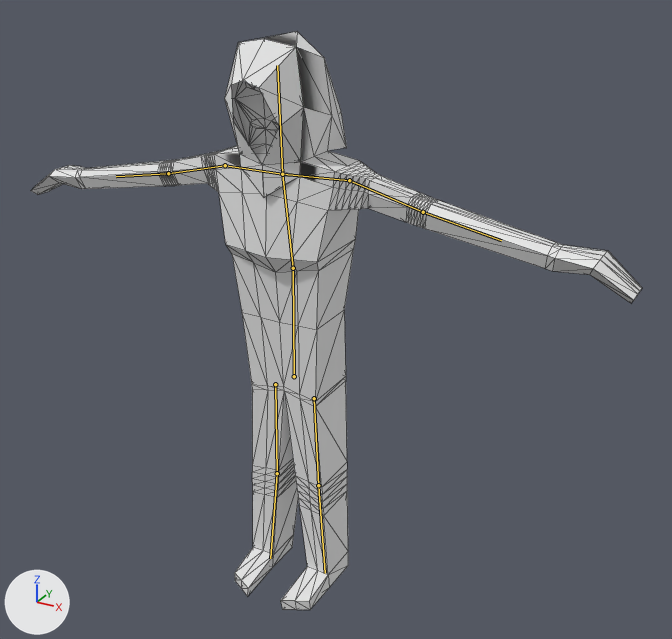
The glTF model game/Assets/Models/zombie.glb: old version first, new version second.
Both versions are drawn from a 50 mm camera at (2.78, -4.57, 4.16) aimed at (0.12, 0.27, 1.73). The axes (+X, +Y, +Z) are drawn at lower left. The lights are the same throughout. The bones that bend it are drawn over the model as lines. Mesh edges are drawn as thin lines.

In view in the first picture: 'zombie'.
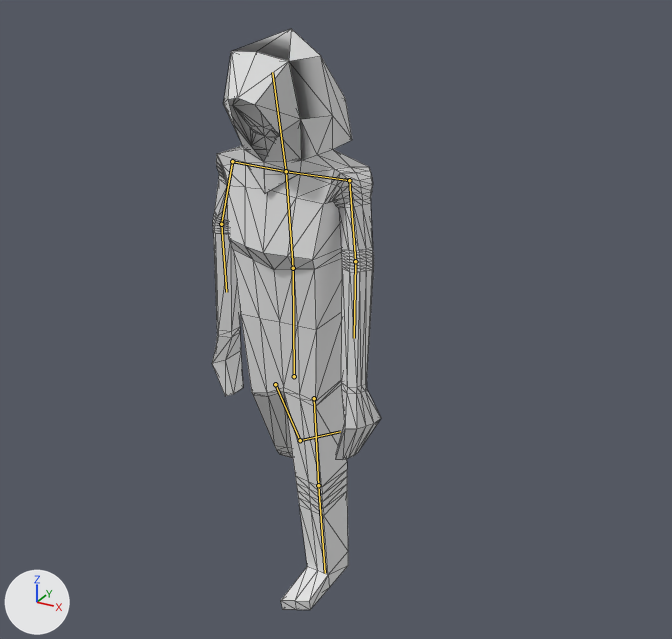
The newer file adds an action. The first version stands in its rest pose; the second is drawn at frame 27 of the action 'idle2'.

The edits, one by one:
Bone 'Bone.001' (bone_bone_001) turns from (0, 0, 0) to (-4, -5, 1) degrees about its own x, y and z.
Bone 'Bone.002' (bone_bone_002) turns from (0, 0, 0) to (17, 4, -4) degrees about its own x, y and z.
Bone 'Bone.005' (bone_bone_005) turns from (0, 0, 0) to (-9, -10, 55) degrees about its own x, y and z.
Bone 'Bone.006' (bone_bone_006) turns from (0, 0, 0) to (4, -2, 22) degrees about its own x, y and z.
Bone 'Bone.007' (bone_bone_007) turns from (0, 0, 0) to (3, 14, -65) degrees about its own x, y and z.
Bone 'Bone.008' (bone_bone_008) turns from (0, 0, 0) to (2, 2, -9) degrees about its own x, y and z.
Bone 'Bone.010' (bone_bone_010) turns from (0, 0, 0) to (1, -1, -26) degrees about its own x, y and z.
Bone 'Bone.011' (bone_bone_011) turns from (0, 0, 0) to (0, -3, -43) degrees about its own x, y and z.

Pixel boxes [x1, y1, x2, y2] of what changed, in the pictures (672 x 639 px):
'zombie', posed (72% narrower)
    before: [31, 31, 642, 610]
    after: [212, 29, 381, 610]
bone 'Bone.001', root to tip
    before: (293, 268) to (282, 174)
    after: (293, 268) to (286, 171)
bone 'Bone.002', root to tip
    before: (282, 174) to (277, 65)
    after: (286, 171) to (272, 72)
bone 'Bone.005', root to tip
    before: (225, 165) to (168, 173)
    after: (232, 161) to (221, 224)
bone 'Bone.006', root to tip
    before: (168, 173) to (116, 176)
    after: (221, 224) to (226, 292)
bone 'Bone.007', root to tip
    before: (349, 180) to (423, 212)
    after: (349, 180) to (355, 261)
bone 'Bone.008', root to tip
    before: (423, 212) to (501, 240)
    after: (355, 261) to (354, 338)
bone 'Bone.010', root to tip
    before: (275, 384) to (277, 473)
    after: (275, 384) to (300, 440)
bone 'Bone.011', root to tip
    before: (277, 473) to (270, 558)
    after: (300, 440) to (340, 431)
